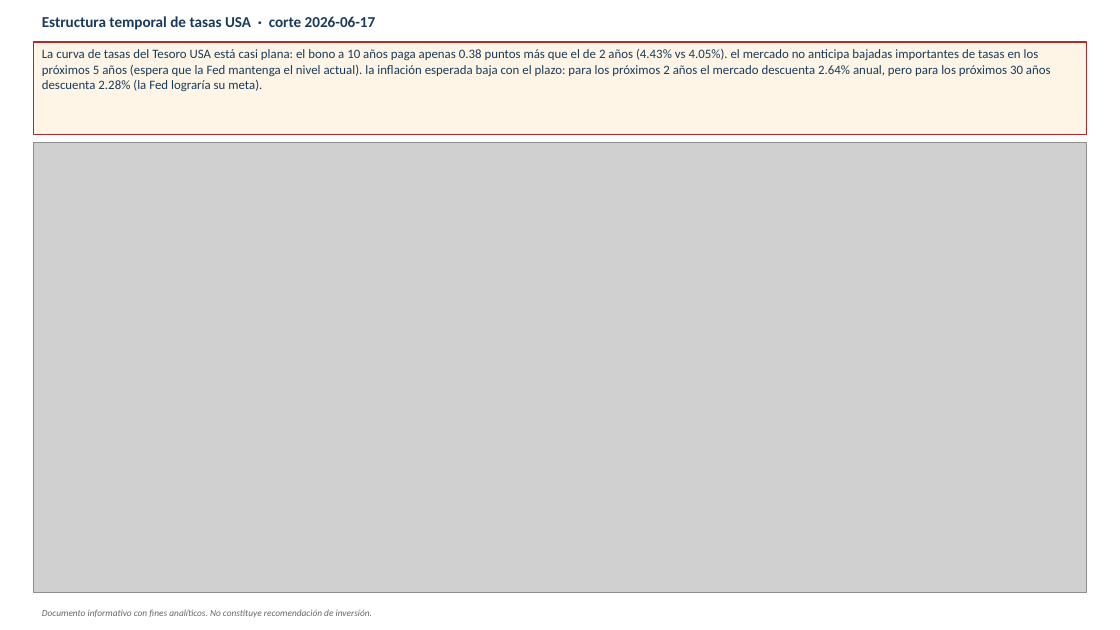
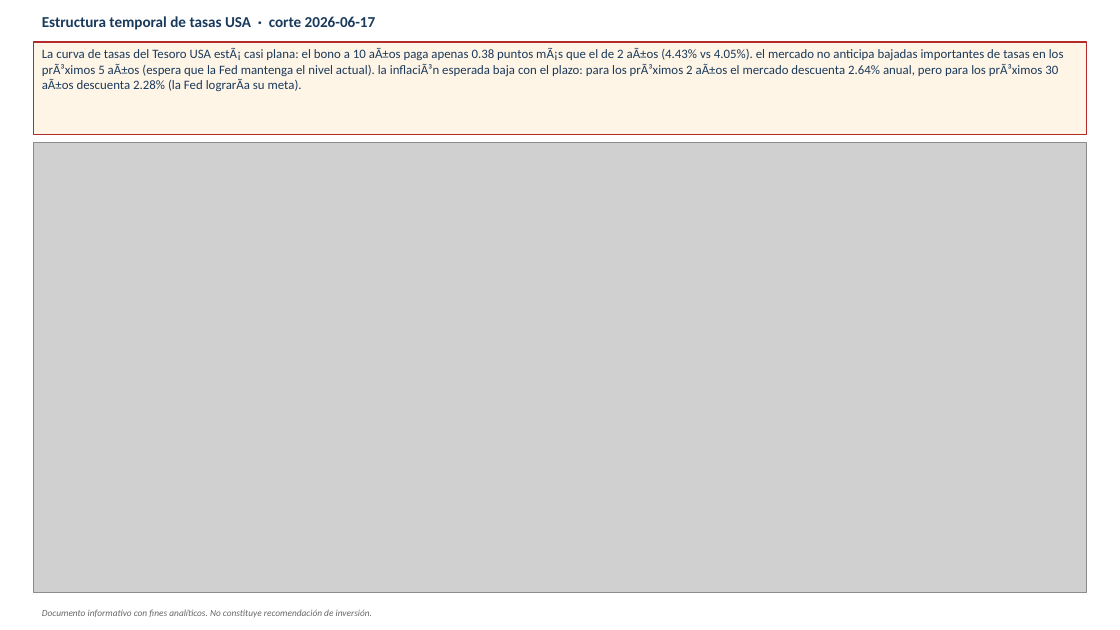
Before and after one commit to andresborrerom/credito_Panama, a slide deck: slide 6 of docs/informativa/outputs/2026-06-17/deck_informativa_2026-06-17.pptx. Drawn at 1120x630 pixels with LibreOffice and Linux fonts; fonts in the diff are those of the drawing; grey boxes stand for pictures. Boxes give left, top, right and bottom in pixels: in the first picture for what was removed or moved away, otherwise in the second. Text is boxed around its words. In the diff, an @@ line names an element or a change of style, - is before the commit and + after.

```diff
--- a/docs/informativa/outputs/2026-06-17/deck_informativa_2026-06-17.pptx
+++ b/docs/informativa/outputs/2026-06-17/deck_informativa_2026-06-17.pptx
@@ text in rectangle at bbox=[42, 48, 1064, 91]: text changed @@
-La curva de tasas del Tesoro USA está casi plana: el bono a 10 años paga apenas 0.38 puntos más que el de 2 años (4.43% vs 4.05%). el mercado no anticipa bajadas importantes de tasas en los próximos 5 años (espera que la Fed mantenga el nivel actual). la inflación esperada baja con el plazo: para los próximos 2 años el mercado descuenta 2.64% anual, pero para los próximos 30 años descuenta 2.28% (la Fed lograría su meta).
+La curva de tasas del Tesoro USA estÃ¡ casi plana: el bono a 10 aÃ±os paga apenas 0.38 puntos mÃ¡s que el de 2 aÃ±os (4.43% vs 4.05%). el mercado no anticipa bajadas importantes de tasas en los prÃ³ximos 5 aÃ±os (espera que la Fed mantenga el nivel actual). la inflaciÃ³n esperada baja con el plazo: para los prÃ³ximos 2 aÃ±os el mercado descuenta 2.64% anual, pero para los prÃ³ximos 30 aÃ±os descuenta 2.28% (la Fed lograrÃa su meta).
```
Also in this commit, not shown: 6 other slides changed.
